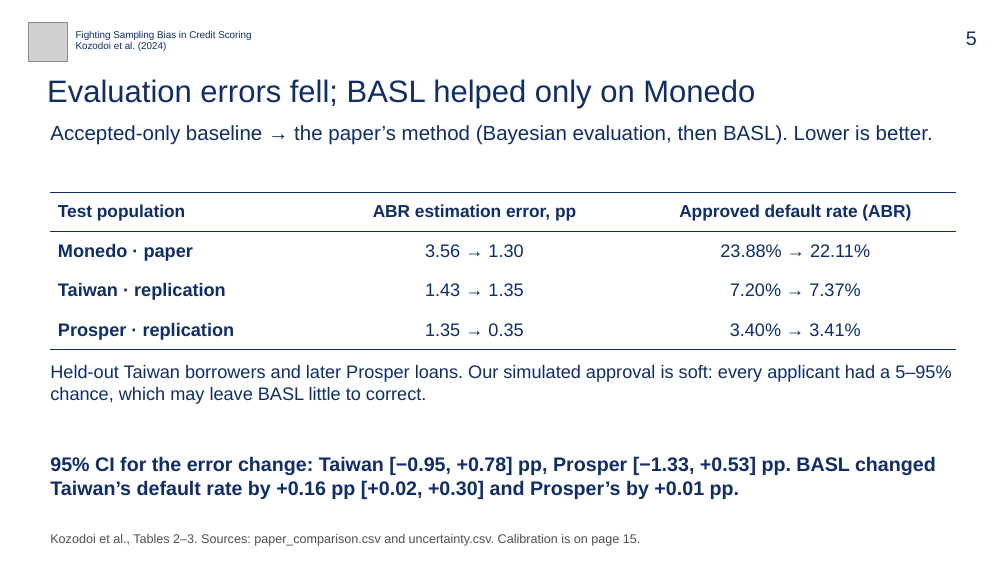
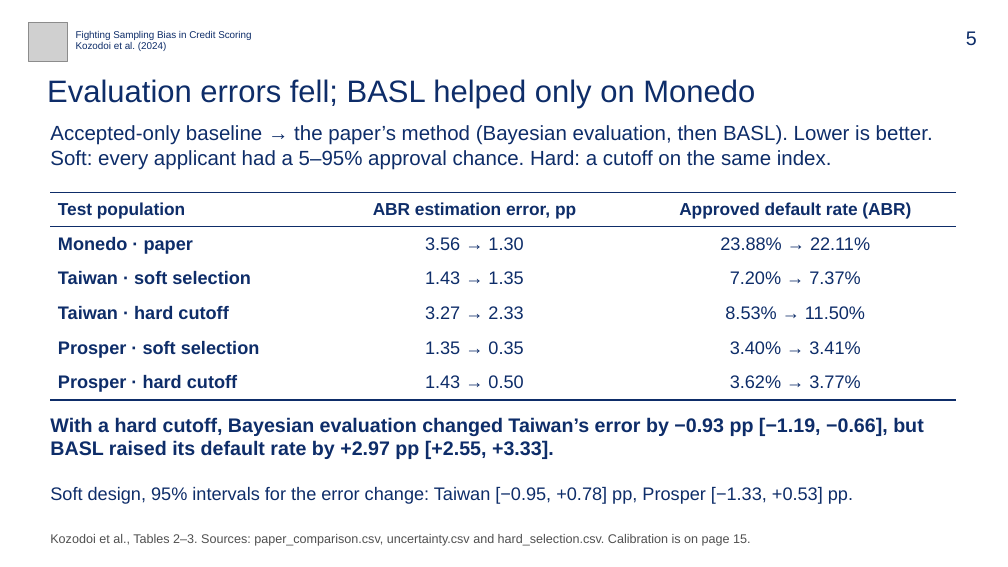
Before and after one commit to bigpurota/paper11, a slide deck: slide 5 of slides/paper11.pptx. Drawn at 1008x567 pixels with LibreOffice and Linux fonts; fonts in the diff are those of the drawing; grey boxes stand for pictures. Boxes give left, top, right and bottom in pixels: in the first picture for what was removed or moved away, otherwise in the second. Text is boxed around its words. In the diff, an @@ line names an element or a change of style, - is before the commit and + after.

```diff
--- a/slides/paper11.pptx
+++ b/slides/paper11.pptx
@@ text at <box>50,125,933,170</box>: text changed @@
-Accepted-only baseline → the paper’s method (Bayesian evaluation, then BASL). Lower is better.
+Accepted-only baseline → the paper’s method (Bayesian evaluation, then BASL). Lower is better. Soft: every applicant had a 5–95% approval chance. Hard: a cutoff on the same index.
@@ table at <box>51,192,957,400</box> @@
-row 3: Taiwan · replication | 1.43 → 1.35 | 7.20% → 7.37%
-row 4: Prosper · replication | 1.35 → 0.35 | 3.40% → 3.41%
+row 3: Taiwan · soft selection | 1.43 → 1.35 | 7.20% → 7.37%
+row 4: Taiwan · hard cutoff | 3.27 → 2.33 | 8.53% → 11.50%
+row 5: Prosper · soft selection | 1.35 → 0.35 | 3.40% → 3.41%
+row 6: Prosper · hard cutoff | 1.43 → 0.50 | 3.62% → 3.77%
@@ text at <box>50,417,924,459</box>: text changed @@
-95% CI for the error change: Taiwan [−0.95, +0.78] pp, Prosper [−1.33, +0.53] pp. BASL changed Taiwan’s default rate by +0.16 pp [+0.02, +0.30] and Prosper’s by +0.01 pp.
+With a hard cutoff, Bayesian evaluation changed Taiwan’s error by −0.93 pp [−1.19, −0.66], but BASL raised its default rate by +2.97 pp [+2.55, +3.33].
@@ text at <box>50,487,853,504</box>: text changed @@
-Held-out Taiwan borrowers and later Prosper loans. Our simulated approval is soft: every applicant had a 5–95% chance, which may leave BASL little to correct.
+Soft design, 95% intervals for the error change: Taiwan [−0.95, +0.78] pp, Prosper [−1.33, +0.53] pp.
@@ text at <box>50,534,750,546</box>: text changed @@
-Kozodoi et al., Tables 2–3. Sources: paper_comparison.csv and uncertainty.csv. Calibration is on page 15.
+Kozodoi et al., Tables 2–3. Sources: paper_comparison.csv, uncertainty.csv and hard_selection.csv. Calibration is on page 15.
```
Also in this commit, not shown: 3 other slides changed, 22 other files.
